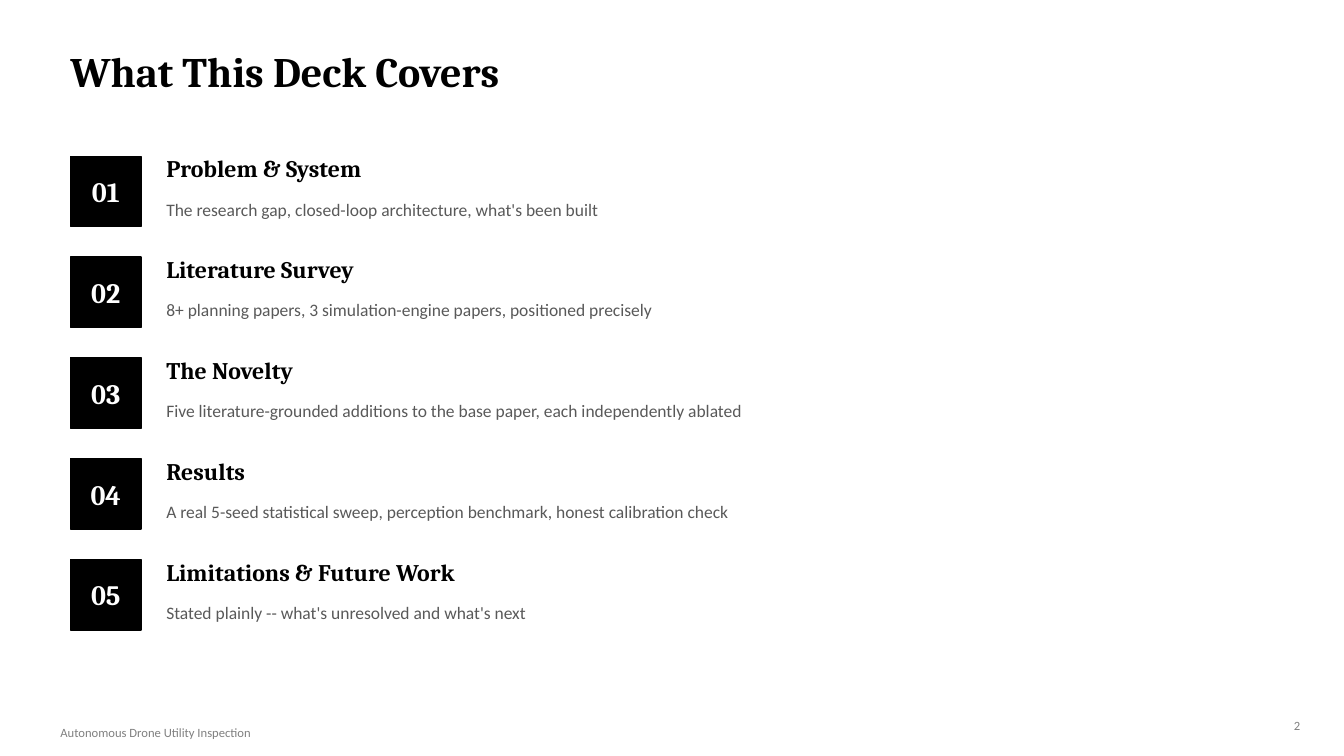
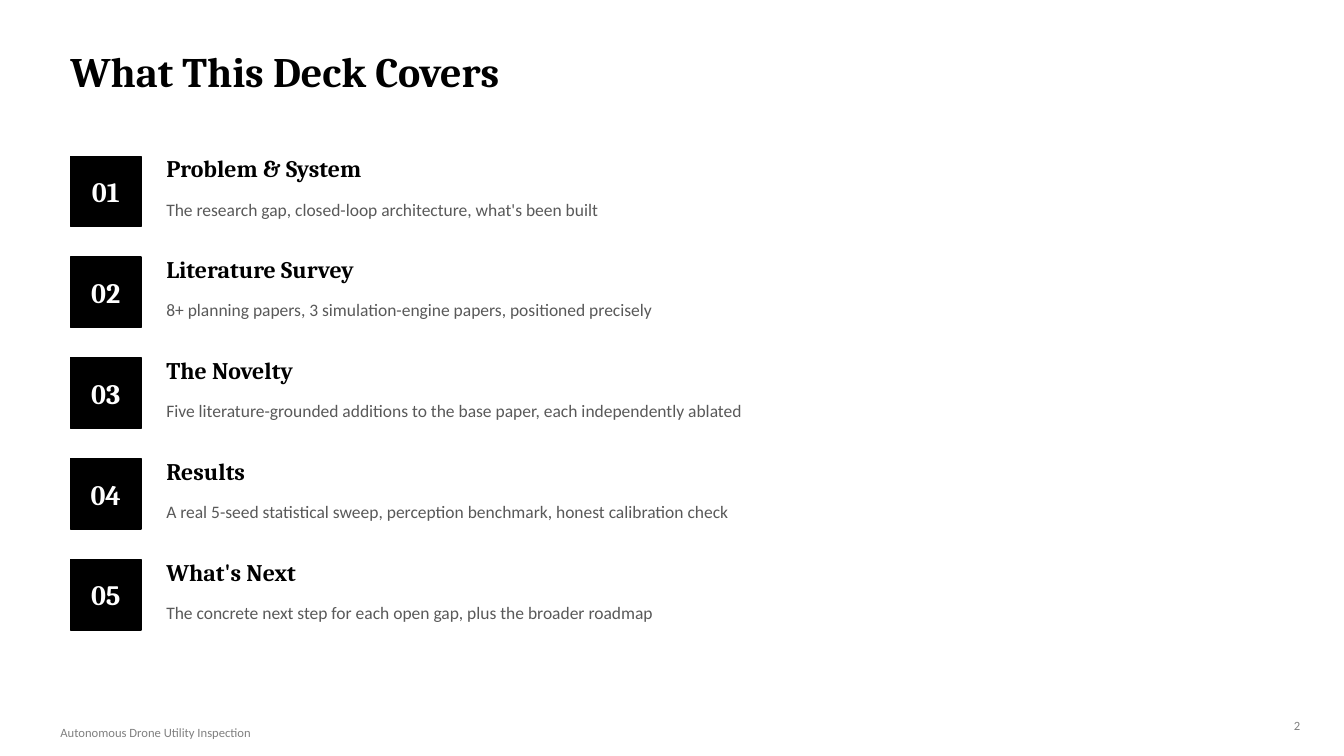
Before and after one commit to DrNeel11/project_work_1, a slide deck: slide 2 of drone-sim-today/Autonomous_Drone_Inspection_Progress.pptx. Drawn at 1344x756 pixels with LibreOffice and Linux fonts; fonts in the diff are those of the drawing. Boxes give left, top, right and bottom in pixels: in the first picture for what was removed or moved away, otherwise in the second. Text is boxed around its words. In the diff, an @@ line names an element or a change of style, - is before the commit and + after.

```diff
--- a/drone-sim-today/Autonomous_Drone_Inspection_Progress.pptx
+++ b/drone-sim-today/Autonomous_Drone_Inspection_Progress.pptx
@@ text at (166, 564, 295, 582): text changed @@
-Limitations & Future Work
+What's Next
@@ text at (166, 607, 653, 622): text changed @@
-Stated plainly -- what's unresolved and what's next
+The concrete next step for each open gap, plus the broader roadmap
```
Also in this commit, not shown: 3 other slides changed, 3 other files.
